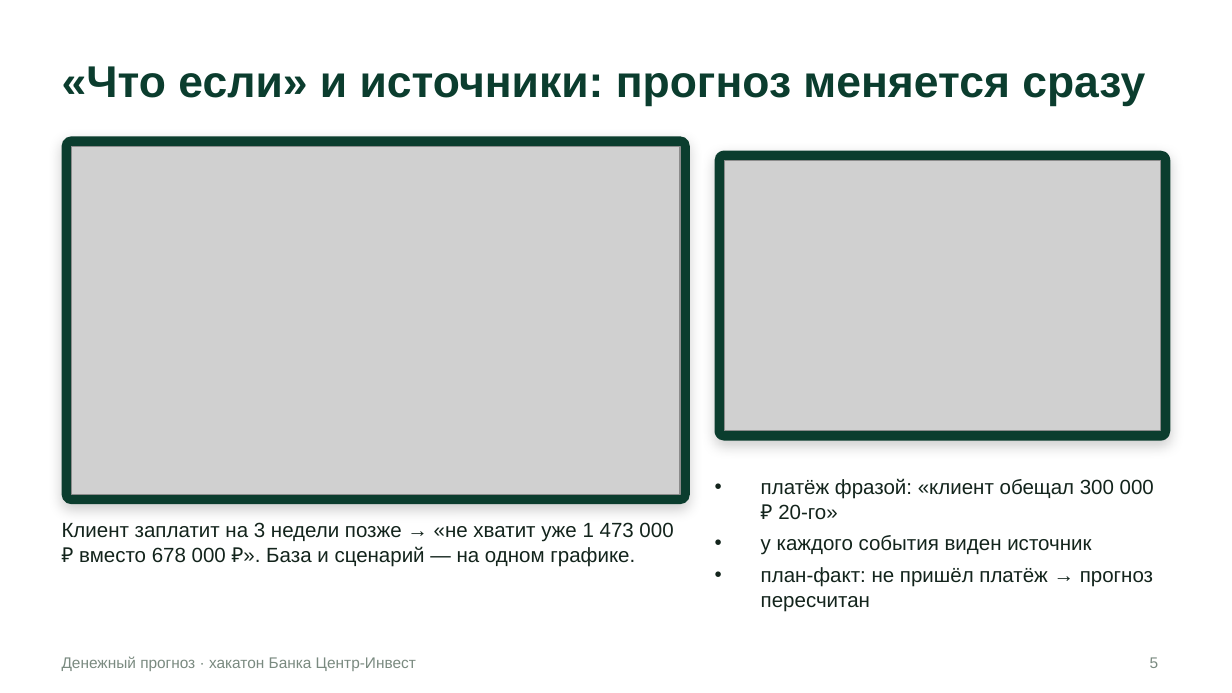
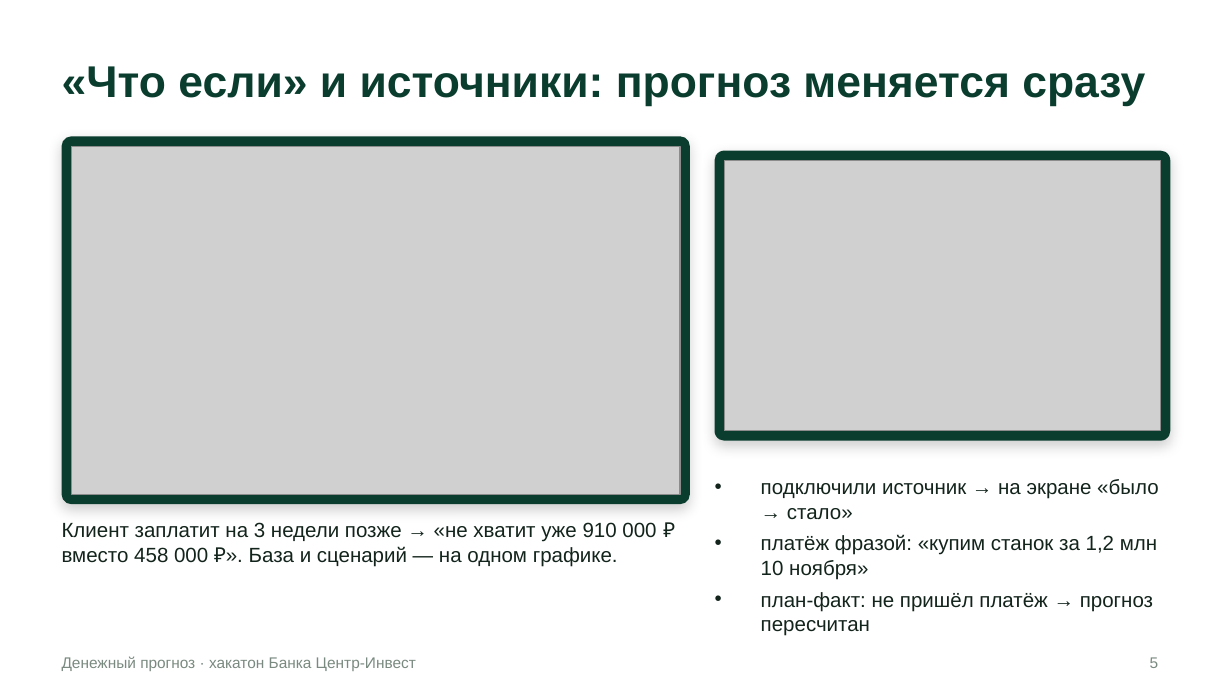
Before and after one commit to VaDex-web/cashflow, a slide deck: slide 5 of docs/presentation.pptx. Drawn at 1232x693 pixels with LibreOffice and Linux fonts; fonts in the diff are those of the drawing; grey boxes stand for pictures. Boxes give left, top, right and bottom in pixels: in the first picture for what was removed or moved away, otherwise in the second. Text is boxed around its words. In the diff, an @@ line names an element or a change of style, - is before the commit and + after.

Commit message:
Презентация и демо по свежим отчётам: таблица против «остаток не изменится» вместо «16% против 21%», история C124 на новой модели (30.09, 58%, −458 тыс. против факта −381 тыс.), источники — «частично, на тестовых выгрузках», «18% → 86%» подписано как синтетическая компания, без обещаний публичной ссылки, выступление 3:50 с коротким демо; сценарий выступления и 10 ответов жюри, история демо, архитектура (без «уточнить», развёртывание Docker + Caddy), скриншоты; отчёт об эффекте источников пересчитан

```diff
--- a/docs/presentation.pptx
+++ b/docs/presentation.pptx
@@ text at <box>761,479,1158,580</box>: text changed @@
-• платёж фразой: «клиент обещал 300 000 ₽ 20-го»
-• у каждого события виден источник
+• подключили источник → на экране «было → стало»
+• платёж фразой: «купим станок за 1,2 млн 10 ноября»
@@ text at <box>62,522,656,567</box>: text changed @@
-Клиент заплатит на 3 недели позже → «не хватит уже 1 473 000 ₽ вместо 678 000 ₽». База и сценарий — на одном графике.
+Клиент заплатит на 3 недели позже → «не хватит уже 910 000 ₽ вместо 458 000 ₽». База и сценарий — на одном графике.
```
Also in this commit, not shown: 9 other slides changed, 26 other files.
